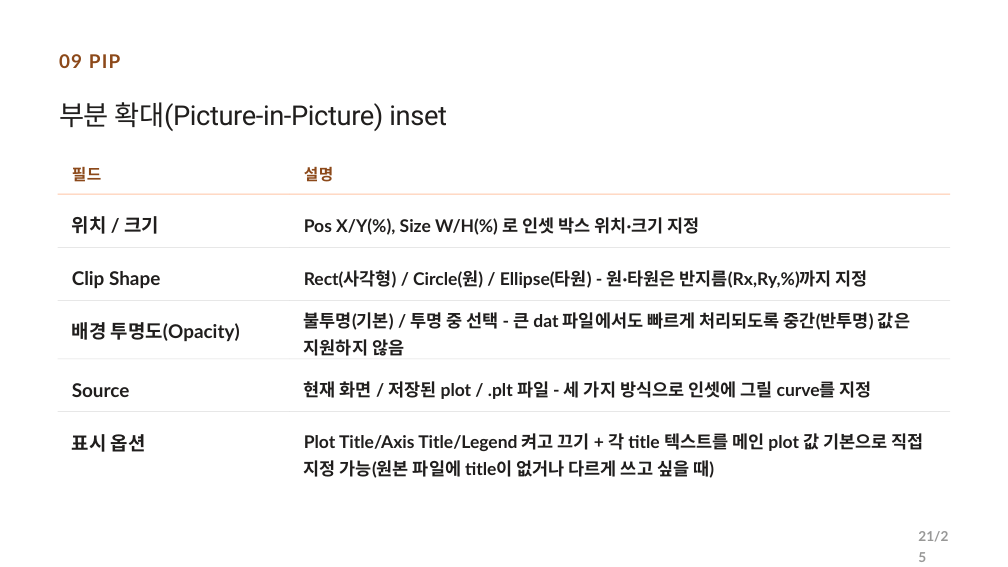
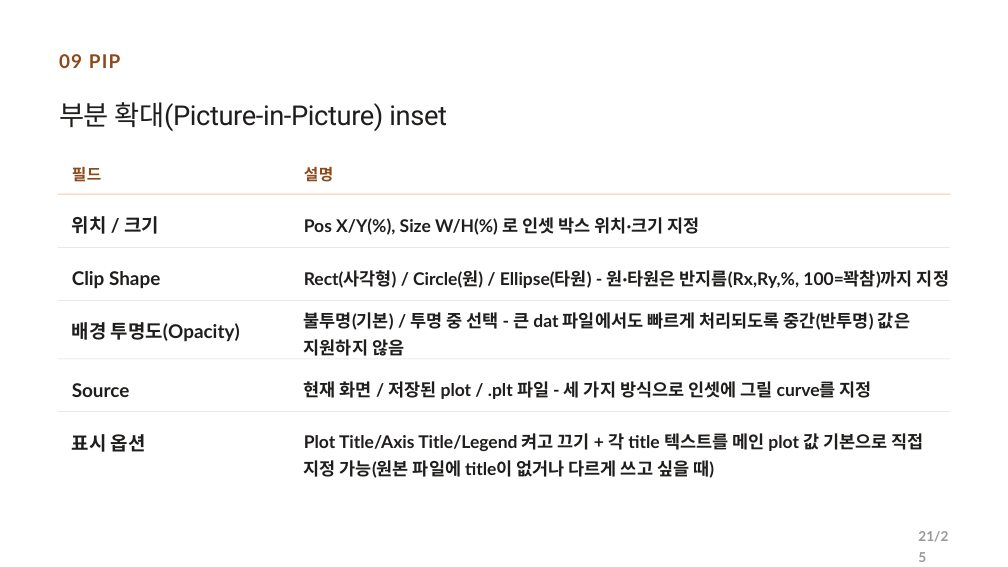
Before and after one commit to CWKIM113/CathPlot_Pub, a slide deck: slide 21 of CathPlot_발표.pptx. Drawn at 1008x567 pixels with LibreOffice and Linux fonts; fonts in the diff are those of the drawing. Boxes give left, top, right and bottom in pixels: in the first picture for what was removed or moved away, otherwise in the second. Text is boxed around its words. In the diff, an @@ line names an element or a change of style, - is before the commit and + after.

```diff
--- a/CathPlot_발표.pptx
+++ b/CathPlot_발표.pptx
@@ text at (x1=304, y1=270, x2=949, y2=288): text changed @@
-Rect(사각형) / Circle(원) / Ellipse(타원) - 원·타원은 반지름(Rx,Ry,%)까지 지정
+Rect(사각형) / Circle(원) / Ellipse(타원) - 원·타원은 반지름(Rx,Ry,%, 100=꽉참)까지 지정
```
Also in this commit, not shown: 2 other slides changed.
